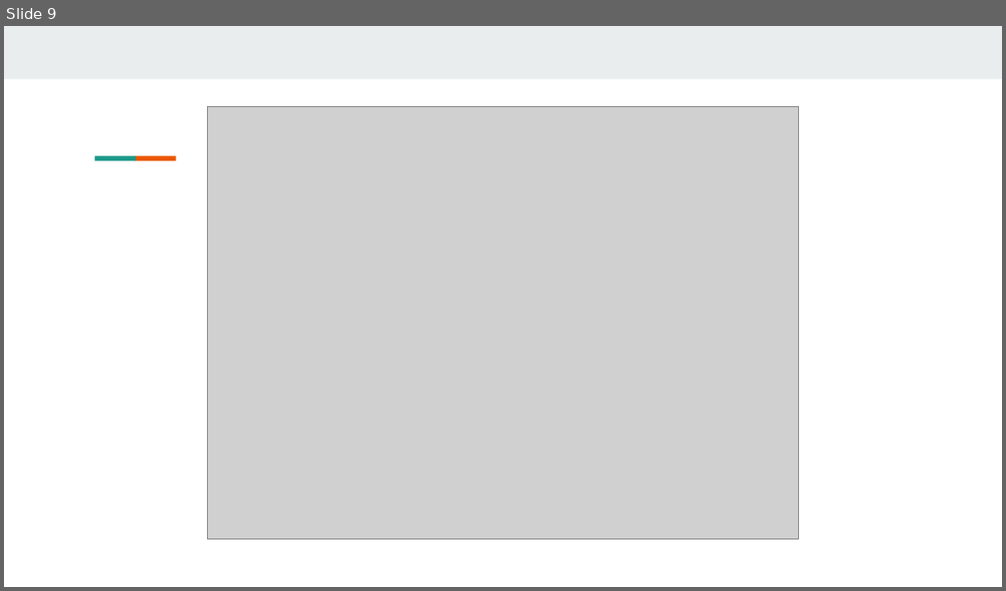
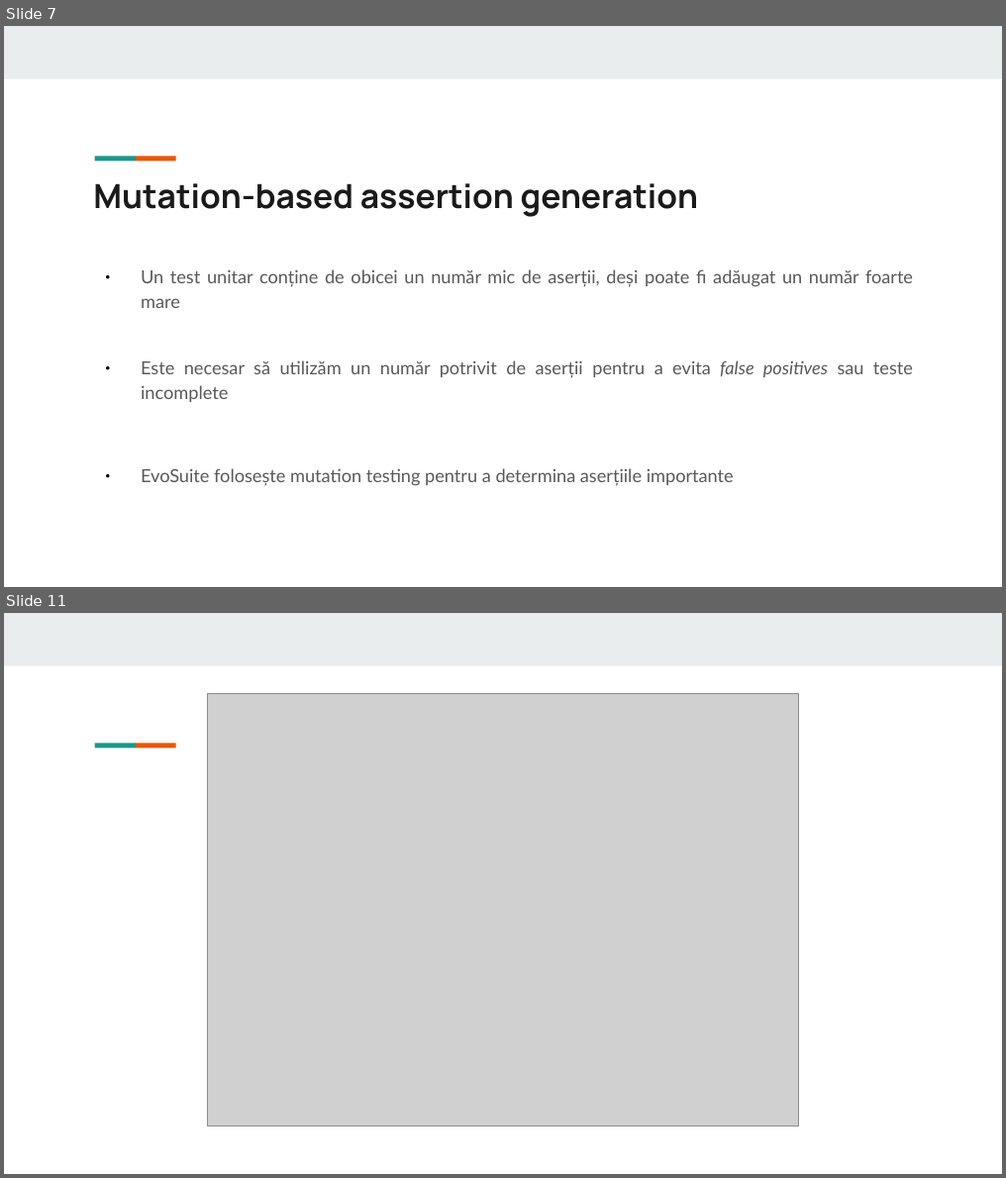
Before and after one commit to Alecsandu/EvoSuite_Demo, a slide deck: prezentare/EvoSuite.odp. Shown one above the other, each under a label of ours: slide 9 before the commit, slides 7 and 11 after it; the slides between them are not shown. The pictures are 1006x591 and 1006x1178 pixels, drawn with LibreOffice and Linux fonts; fonts in the diff are those of the drawing; grey boxes stand for pictures. Boxes give left, top, right and bottom in pixels: in the first picture for what was removed or moved away, otherwise in the second. Text is boxed around its words. In the diff, an @@ line names an element or a change of style, - is before the commit and + after.

```diff
--- a/prezentare/EvoSuite.odp
+++ b/prezentare/EvoSuite.odp
@@ slide 7 added at (4, 26, 1002, 587), background #FFFFFF; not listed: 3 template elements that a slide beside it also shows @@
@@ title added at (93, 183, 698, 217), 24.1 pt, text #1A1A1A, bold @@
+Mutation-based assertion generation
@@ text added at (141, 270, 913, 486), 13 pt, text #595959 @@
+● Un test unitar conține de obicei un număr mic de aserții, deși poate fi adăugat un număr foarte mare
+● Este necesar să utilizăm un număr potrivit de aserții pentru a evita false positives sau teste incomplete
+● EvoSuite folosește mutation testing pentru a determina aserțiile importante
@@ what was slide 9 is now slide 11 @@
```
Also in this commit, not shown: 3 slides changed, 8 other slides added, 6 slides removed.
